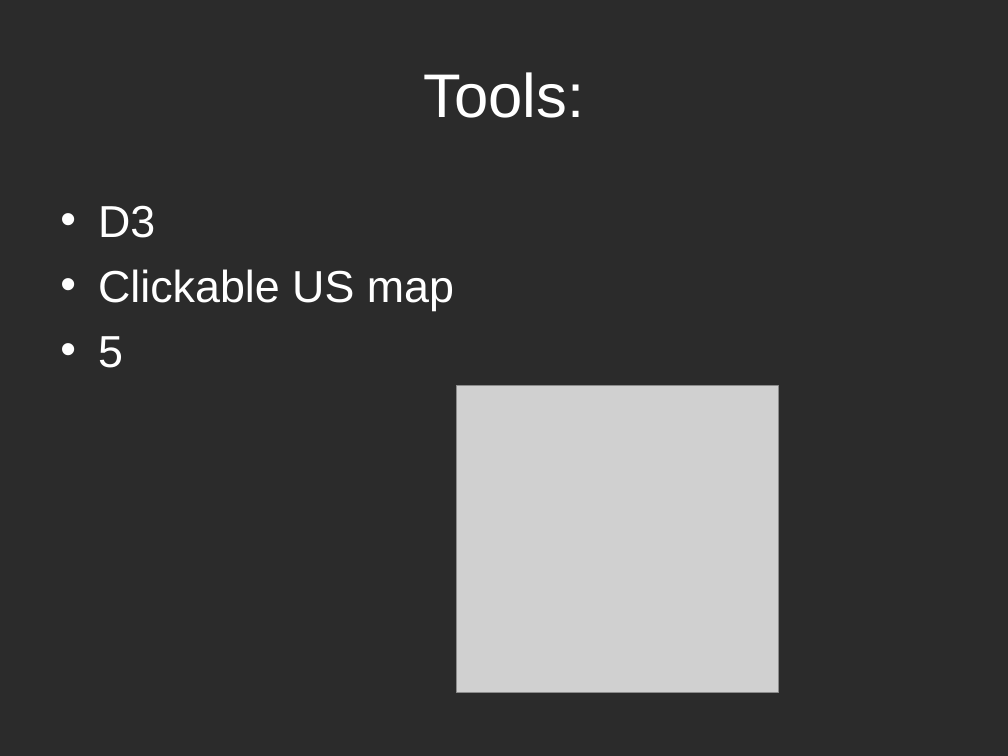
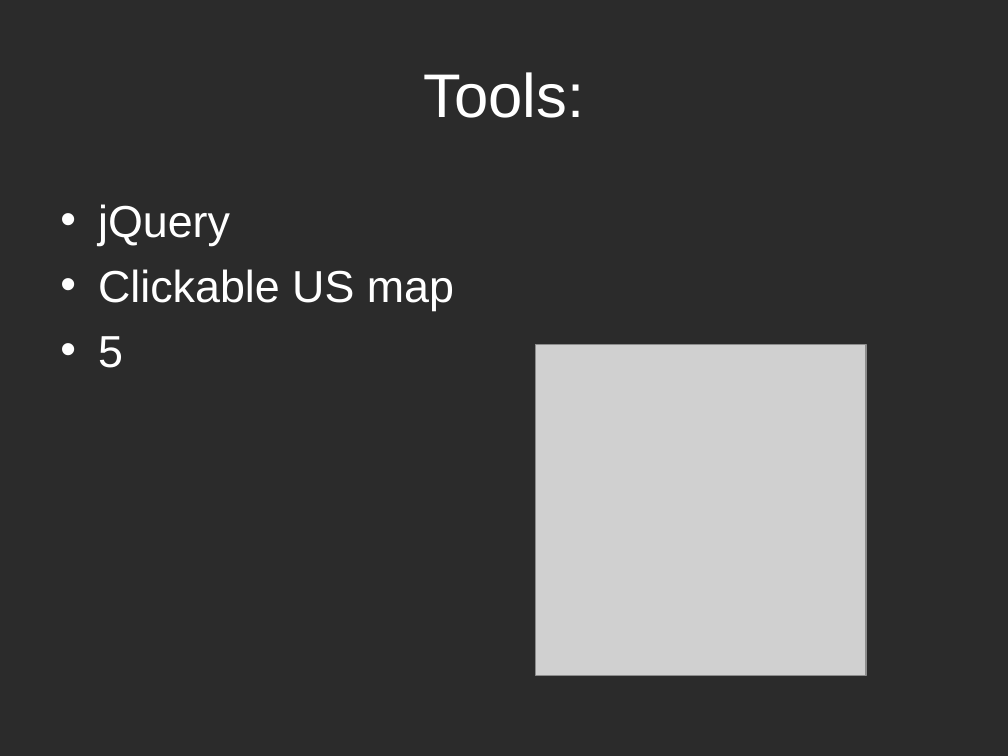
Before and after one commit to leif-waldner/Software3308-Group1, a slide deck: slide 10 of FinalSubmission/ProjectFinal/GeoReport_Part5.ppt. Drawn at 1008x756 pixels with LibreOffice and Linux fonts; fonts in the diff are those of the drawing; grey boxes stand for pictures; background and template pictures are left out; a plain dark background stands for a picture behind light text. Boxes give left, top, right and bottom in pixels: in the first picture for what was removed or moved away, otherwise in the second. Text is boxed around its words. In the diff, an @@ line names an element or a change of style, - is before the commit and + after.

```diff
--- a/FinalSubmission/ProjectFinal/GeoReport_Part5.ppt
+++ b/FinalSubmission/ProjectFinal/GeoReport_Part5.ppt
@@ text at [98,204,230,246]: text changed @@
-• D3
+• jQuery
@@ picture: place and size @@
-picture at [457,386,778,692]
+picture at [535,345,866,675]
```
Also in this commit, not shown: 2 other slides changed.
